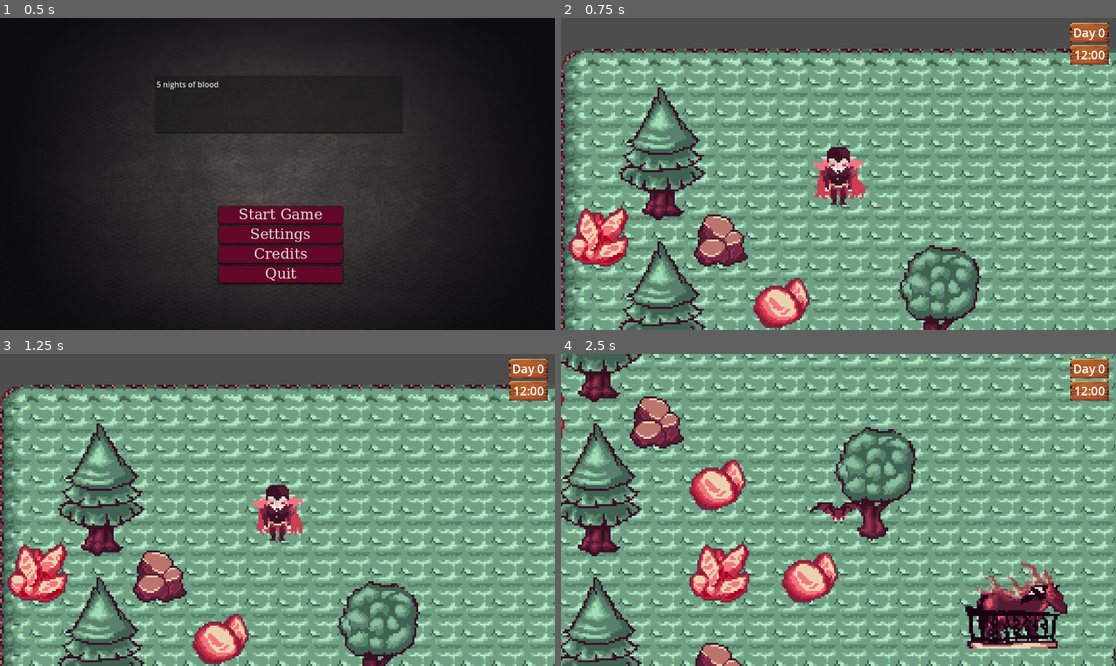
Above: before the commit, frames 1-4 (two rows, left to right).
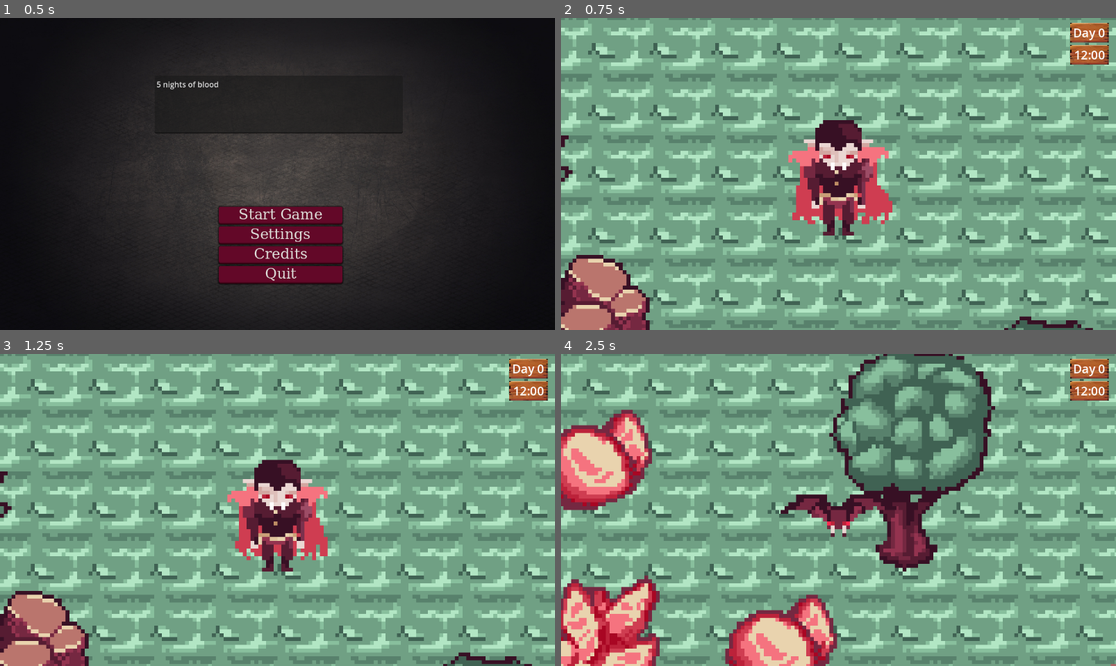
Above: after the commit, the same moments.

Repository: LightMash/GameJam
Game: Godot game, scene res://scenes/mainmenu.tscn
Two runs of this game, one before a commit and one after it. Both use one fixed random seed, a clock stepped at 60 frames per second and the inputs below.
Inputs (mouse positions are in pixels of both pictures, inside the frame that each line leads up to):
- Up to frame 1 (0.5 s): no input
- Up to frame 2 (0.75 s): click "Start Game" at 0.5 s
- Up to frame 3 (1.25 s): no input
- Up to frame 4 (2.5 s): move the mouse to (960, 494) at 1.27 s; press the mouse at (960, 494) at 1.28 s; hold D (right) 1.28-2.03 s; move the mouse to (727, 525) at 2.02 s; release the mouse at (727, 525) at 2.03 s; hold S (down) from 2.03 s (still down); tap Shift (dash) at 2.1 s

Frame 1 is identical in both runs. In frame 2, 69% of the frame differs, in the area x 0-100%, y 0-100%; in frame 3, 69%; in frame 4, 70%.

Commit message:
Update player.tscn

Diff:
--- a/Vampire/scenes/player.tscn
+++ b/Vampire/scenes/player.tscn
@@ -283,7 +283,7 @@
 }
 
 [node name="Camera2D" type="Camera2D" parent="."]
-zoom = Vector2(4, 4)
+zoom = Vector2(8, 8)
 
 [node name="StateMachine" type="Node" parent="."]
 script = ExtResource("3_qlg0r")
